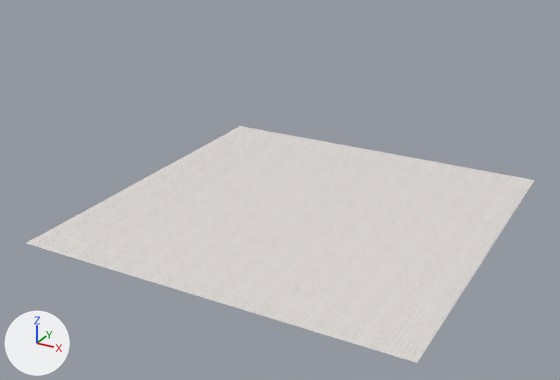
An edit to the FBX model 10_素材/04_Objcet/Floor/Floor.fbx, drawn before and after from the same camera.
Both versions are drawn from a 50 mm lens placed at (172.0, -337.0, 161.0), pointed at (-4.0, -17.0, 1.0). Arrows for +X, +Y and +Z are at lower left; the lights stay in place. The picture after the commit comes second. Where no turn or scale is listed for an object, it has been applied to the vertices.

In view in the first picture: 'Floor'.
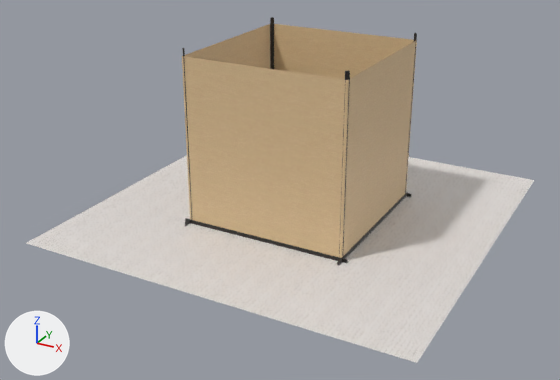
Where the change shows, as pixel boxes [x1, y1, x2, y2] in the pictures (560 x 380 px):
'Wall', added (beige): after [182, 24, 417, 258]
'Frame.001', added: after [185, 218, 348, 263]
'Frame.003', added: after [337, 192, 408, 266]
'Frame.005', added: after [339, 71, 350, 254]
'Frame.007', added: after [270, 17, 274, 69]
'Frame.006', added: after [182, 48, 192, 217]
'Frame.004', added: after [405, 33, 417, 194]
'Frame.002', added: after [185, 220, 190, 226]

The edits, one by one:
Picture 'Frame.png' (img_frame_png) is new.
Picture 'WallTex.jpg' (img_walltex_jpg) is new.
Material 'FrameMaterial' (mat_framematerial) is new.
Its texture is img_frame_png.
Material 'WallMaterial' (mat_wallmaterial) is new.
Its texture is img_walltex_jpg.
Mesh me_立方体_003 is new.
It is a box spanning x -0.3..0.3, y -45.8..45.8, z -1.0..1.0.
It uses material mat_framematerial (picture img_frame_png).
Mesh me_立方体_006 is new.
It has 8 vertices, 6 faces and spans x -0.9..0.9, y -0.9..0.9, z -45.8..45.8.
It uses material mat_framematerial (picture img_frame_png).
Mesh me_立方体_008 is new.
It has 8 vertices, 6 faces and spans x -0.9..0.9, y -0.9..0.9, z -45.8..45.8.
It uses material mat_framematerial (picture img_frame_png).
Mesh me_立方体 is new.
It has 8 vertices, 4 faces and spans x -42.8..42.8, y -42.8..42.8, z -18.5..67.2.
It uses material mat_wallmaterial (picture img_walltex_jpg).
Mesh me_立方体_001 is new.
It is a box spanning x -45.8..45.8, y -0.3..0.3, z -1.0..1.0.
It uses material mat_framematerial (picture img_frame_png).
Mesh me_立方体_005 is new.
It has 8 vertices, 6 faces and spans x -0.9..0.9, y -0.9..0.9, z -45.8..45.8.
It uses material mat_framematerial (picture img_frame_png).
Mesh me_立方体_007 is new.
It has 8 vertices, 6 faces and spans x -0.9..0.9, y -0.9..0.9, z -45.8..45.8.
It uses material mat_framematerial (picture img_frame_png).
Object 'Frame.002' (ob_frame_002) is new; it shows me_立方体_003.
Its location is (-43.0, -1.2, -15.2).
Object 'Frame.005' (ob_frame_005) is new; it shows me_立方体_006.
Its location is (42.1, -42.0, 29.2).
Object 'Frame.007' (ob_frame_007) is new; it shows me_立方体_008.
Its location is (-41.6, 41.9, 29.2).
Object 'Wall' (ob_wall) is new; it shows me_立方体.
Its location is (0.0, 0.0, 4.3).
Object 'Frame' (ob_frame) is new; it shows me_立方体_001.
Its location is (0.0, 43.0, -15.2).
Object 'Frame.004' (ob_frame_004) is new; it shows me_立方体_005.
Its location is (42.1, 42.0, 29.2).
Object 'Frame.003' (ob_frame_003) is new; it shows a copy of me_立方体_003.
Its location is (42.9, -1.2, -15.2).
Object 'Frame.001' (ob_frame_001) is new; it shows a copy of me_立方体_001.
Its location is (0.0, -42.9, -15.2).
Object 'Frame.006' (ob_frame_006) is new; it shows me_立方体_007.
Its location is (-42.2, -42.1, 29.2).
